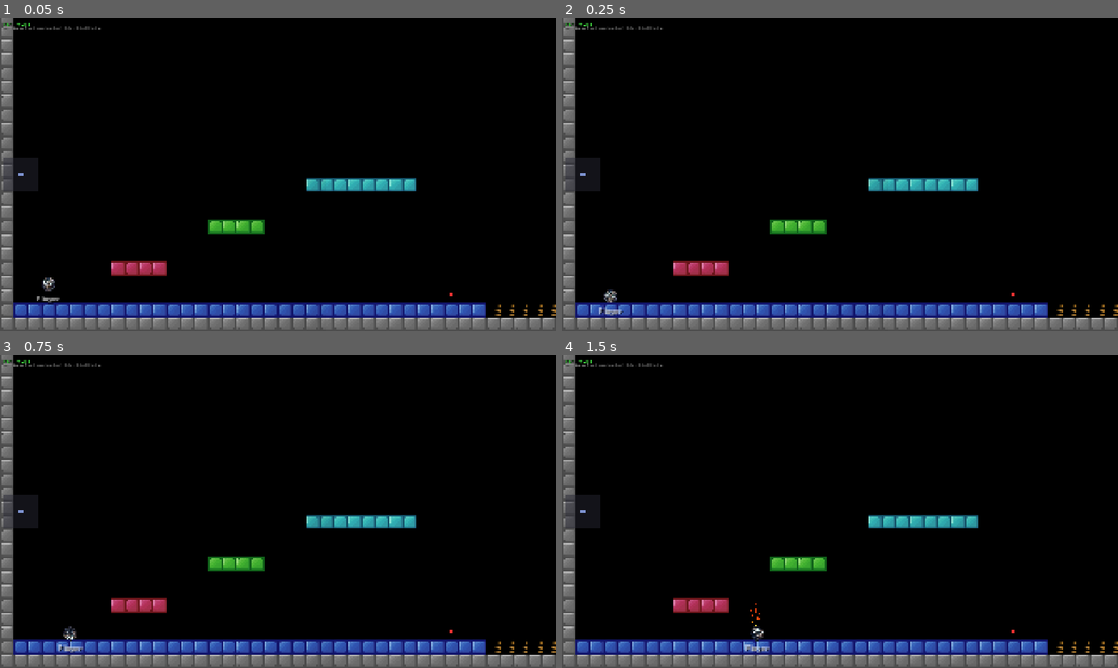
Above: before the commit, frames 1-4 (two rows, left to right).
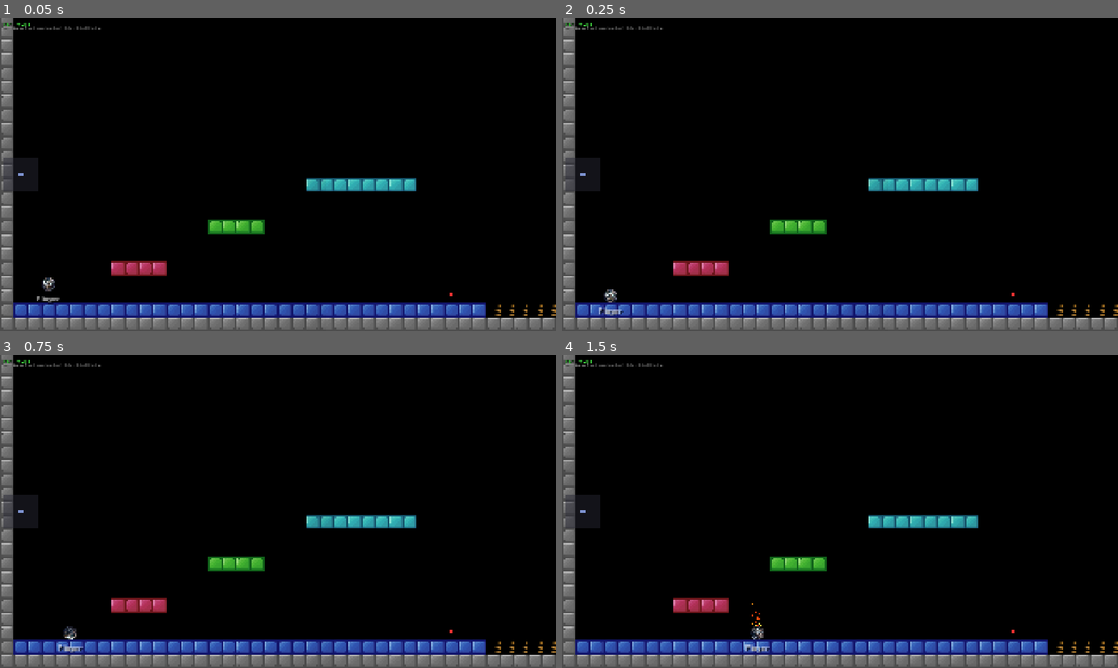
Above: after the commit, the same moments.

Repository: Wmoook/ee2
Game: Godot game, scene res://scenes/world/game.tscn
The game is run twice, just before and just after one commit, with the same random seed, the same clock (stepped at 60 frames per second) and the same inputs.
Inputs (mouse positions are in pixels of both pictures, inside the frame that each line leads up to):
- Up to frame 1 (0.05 s): no input
- Up to frame 2 (0.25 s): no input
- Up to frame 3 (0.75 s): tap Enter at 0.5 s; move the mouse to (400, 495) at 0.52 s; hold D (move_right) from 0.53 s (still down); hold Mouse wheel up (block_next) from 0.53 s (still down); click (400, 495) at 0.67 s
- Up to frame 4 (1.5 s): tap Space (jump) at 0.77 s; release D (move_right) at 1.25 s; release Mouse wheel up (block_next) at 1.25 s; drag from (728, 527) to (812, 574) at 1.27 s

Frame 1 is identical in both runs. In frame 2, less than 0.1% of the frame differs, in the area x 6-11%, y 86-95%; in frame 3, less than 0.1%; in frame 4, less than 0.1%, in the area x 33-38%, y 79-95%.

Commit message:
Remove Y nudge — warp handles alignment now
Co-Authored-By: Claude Opus 4.6 (1M context) <noreply@anthropic.com>

Diff:
--- a/scripts/player/player_controller.gd
+++ b/scripts/player/player_controller.gd
@@ -226,9 +226,7 @@
 			_snap_to_grid = true
 	if _snap_to_grid:
 		_visual_pos = Vector2(floor(_phys_pos.x), floor(_phys_pos.y))
-		# Nudge down to close sub-pixel gap from floor()
-		if _phys_pos.y - floor(_phys_pos.y) > 0.4:
-			_visual_pos.y += 0.4
+		# (Y nudge removed — warp handles alignment now)
 	elif physics.on_rotated_block:
 		_visual_pos = _phys_pos  # Sub-pixel = smooth diagonal on curves/slopes
 	else:
